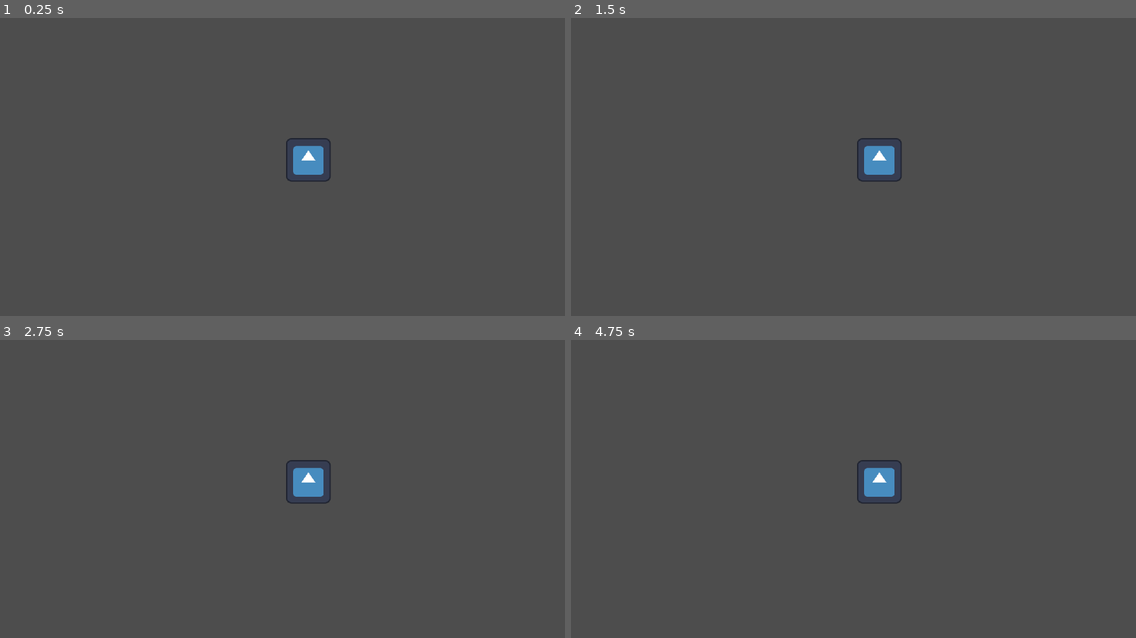
Above: before the commit, frames 1-4 (two rows, left to right).
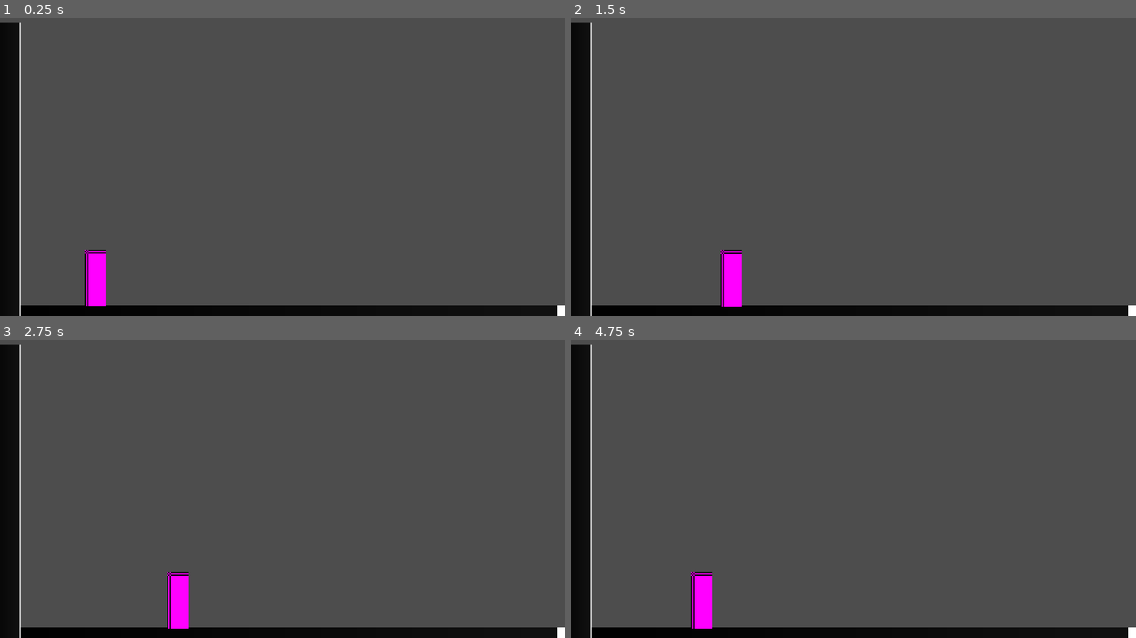
Above: after the commit, the same moments.

Repository: Ye-Khaung-Moe/Metroidvania-
Game: Godot game, scene res://playground.tscn
The game is run twice, just before and just after one commit, with the same random seed, the same clock (stepped at 60 frames per second) and the same inputs. The engine's default icon, where the game draws it, is replaced by a stand-in: a white triangle on a blue panel in a dark square.
Inputs:
- Up to frame 1 (0.25 s): no input
- Up to frame 2 (1.5 s): tap Enter at 0.5 s; hold Right (right) 0.53-1.28 s; hold Left (left) from 1.28 s (still down)
- Up to frame 3 (2.75 s): release Left (left) at 2.03 s; hold Right (right) from 2.03 s (still down)
- Up to frame 4 (4.75 s): release Right (right) at 3.53 s; hold Left (left) from 3.53 s (still down)

The runs differ from the first frame. In frame 1, 8.3% of the frame differs, in the area x 0-100%, y 1-100%; in frame 2, 8.4%; in frame 3, 8.3%; in frame 4, 8.4%.

Commit message:
Prototype Player

Diff:
--- /dev/null
+++ b/metroidvania/player/player.tscn
@@ -0,0 +1,21 @@
+[gd_scene format=3 uid="uid://dd0te187ig2kn"]
+
+[ext_resource type="Script" uid="uid://dfas16rb3o2ap" path="res://player/script/player.gd" id="1_oul6g"]
+
+[sub_resource type="PlaceholderTexture2D" id="PlaceholderTexture2D_tfvc8"]
+size = Vector2(18, 48)
+
+[sub_resource type="RectangleShape2D" id="RectangleShape2D_tfvc8"]
+size = Vector2(16, 46)
+
+[node name="Player" type="CharacterBody2D" unique_id=959542541]
+script = ExtResource("1_oul6g")
+
+[node name="Sprite2D" type="Sprite2D" parent="." unique_id=1191825627]
+position = Vector2(0, -24)
+texture = SubResource("PlaceholderTexture2D_tfvc8")
+
+[node name="CollisionShape2D" type="CollisionShape2D" parent="." unique_id=1187044912]
+position = Vector2(0, -24)
+shape = SubResource("RectangleShape2D_tfvc8")
+debug_color = Color(0, 0.39607844, 0.69803923, 0.41960785)
--- /dev/null
+++ b/metroidvania/player/script/player.gd
@@ -0,0 +1,14 @@
+class_name Player extends CharacterBody2D
+
+
+
+
+func _physics_process(delta: float) -> void:
+	velocity.x = 0
+	if Input.is_action_pressed("left"):
+		velocity.x = -100
+	elif  Input.is_action_pressed("right"):
+		velocity.x = 100
+	velocity.y = velocity.y + 980 * delta
+	move_and_slide()
+	pass
--- a/metroidvania/playground.tscn
+++ b/metroidvania/playground.tscn
@@ -1,10 +1,44 @@
 [gd_scene format=3 uid="uid://b270y60t5afyc"]
 
-[ext_resource type="Texture2D" uid="uid://dukxccvsmgrmv" path="res://icon.svg" id="1_rupst"]
+[ext_resource type="PackedScene" uid="uid://dd0te187ig2kn" path="res://player/player.tscn" id="1_rupst"]
 
-[node name="Node2D" type="Node2D" unique_id=552482179]
+[sub_resource type="Gradient" id="Gradient_wt17y"]
+offsets = PackedFloat32Array(0, 0.9939759, 1)
+colors = PackedColorArray(0, 0, 0, 1, 0.06626506, 0.06626506, 0.06626506, 1, 1, 1, 1, 1)
 
-[node name="Icon" type="Sprite2D" parent="." unique_id=629034741]
-position = Vector2(262, 137)
-scale = Vector2(0.296875, 0.2890625)
-texture = ExtResource("1_rupst")
+[sub_resource type="GradientTexture2D" id="GradientTexture2D_ho087"]
+gradient = SubResource("Gradient_wt17y")
+width = 32
+height = 32
+
+[sub_resource type="RectangleShape2D" id="RectangleShape2D_tfvc8"]
+size = Vector2(33, 32)
+
+[node name="Playground" type="Node2D" unique_id=552482179]
+
+[node name="Sprite2D" type="Sprite2D" parent="." unique_id=1443296904]
+position = Vector2(241.75002, 271)
+scale = Vector2(15.453126, 0.625)
+texture = SubResource("GradientTexture2D_ho087")
+
+[node name="StaticBody2D" type="StaticBody2D" parent="Sprite2D" unique_id=1156282274]
+
+[node name="CollisionShape2D" type="CollisionShape2D" parent="Sprite2D/StaticBody2D" unique_id=1722475292]
+position = Vector2(-0.5, 0)
+shape = SubResource("RectangleShape2D_tfvc8")
+
+[node name="Player" parent="Sprite2D" unique_id=959542541 instance=ExtResource("1_rupst")]
+position = Vector2(-10.402428, -67.20001)
+scale = Vector2(0.064711824, 1.5999999)
+
+[node name="Sprite2D2" type="Sprite2D" parent="." unique_id=563880718]
+position = Vector2(2, 148)
+scale = Vector2(0.9765634, 8)
+texture = SubResource("GradientTexture2D_ho087")
+
+[node name="StaticBody2D" type="StaticBody2D" parent="Sprite2D2" unique_id=102051499]
+
+[node name="CollisionShape2D" type="CollisionShape2D" parent="Sprite2D2/StaticBody2D" unique_id=374325241]
+position = Vector2(-0.49999994, 0)
+scale = Vector2(0.9999999, 1)
+shape = SubResource("RectangleShape2D_tfvc8")
Not shown, added: metroidvania/player/script/player.gd.uid
